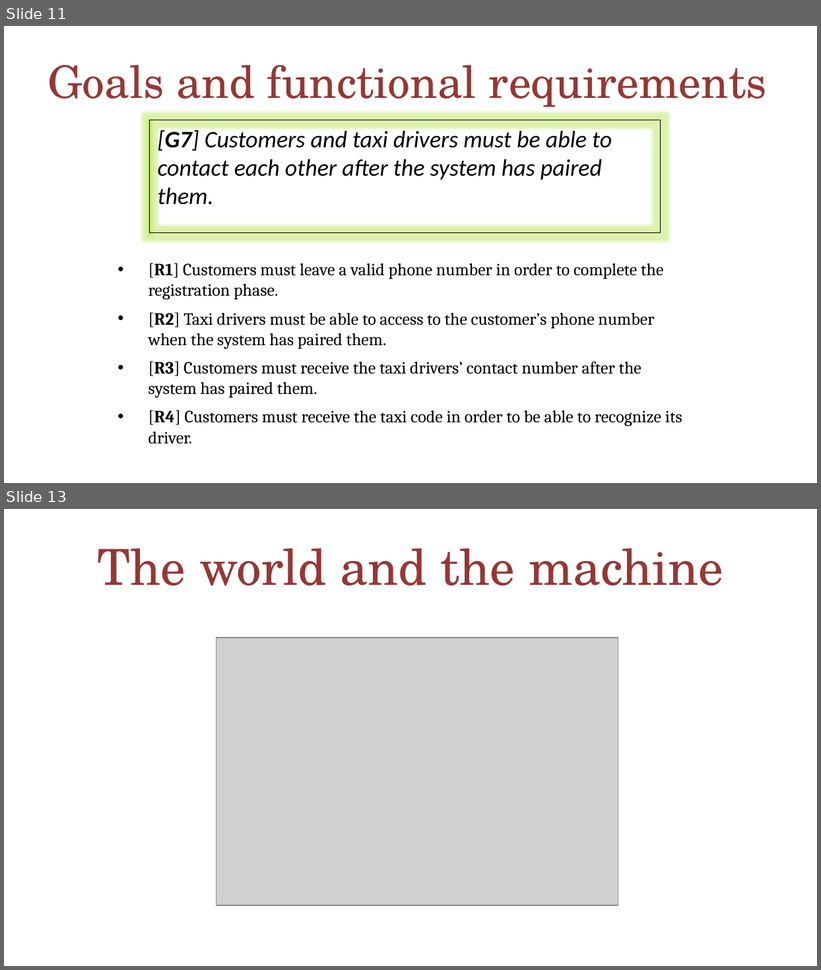
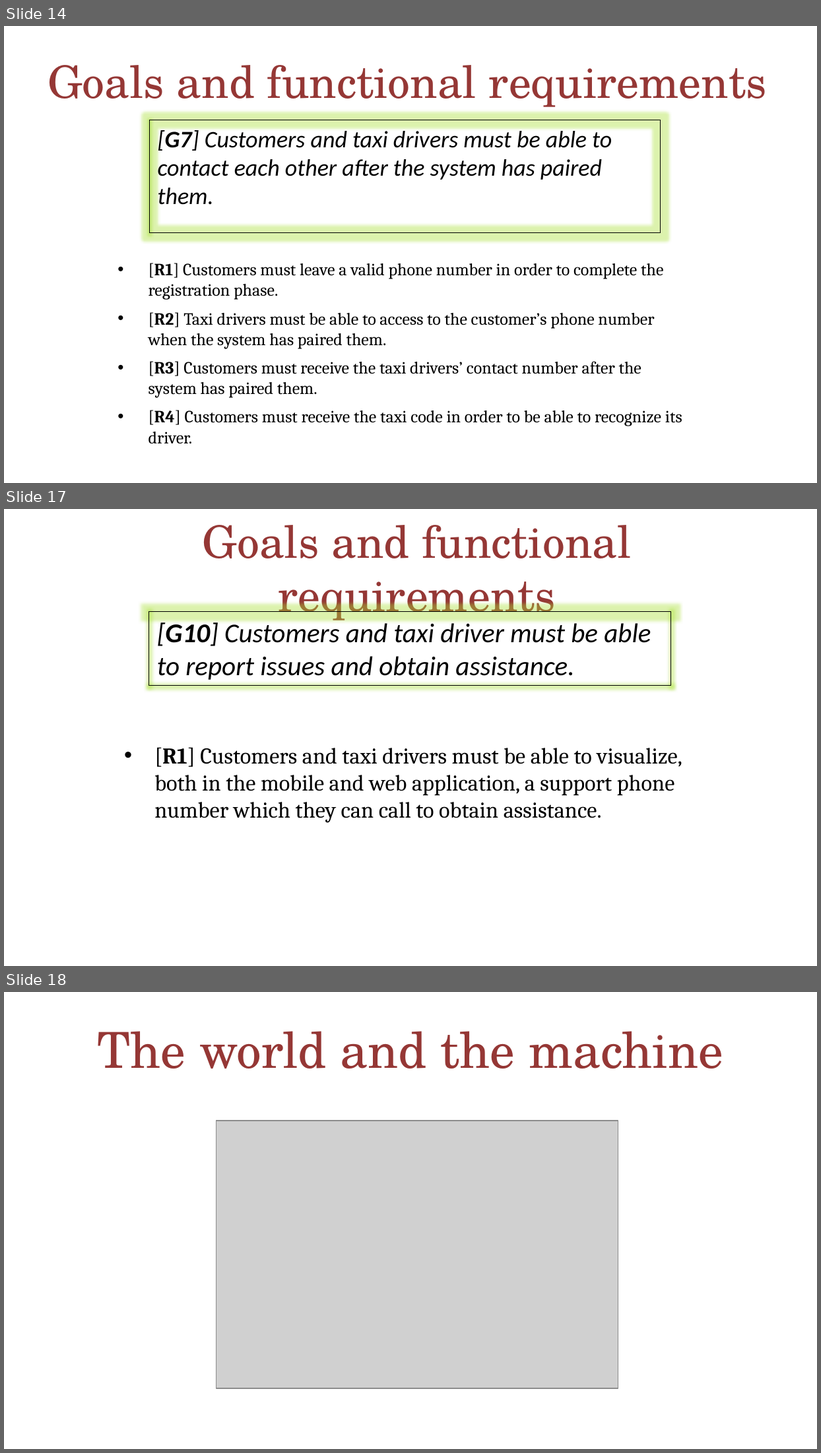
Before and after one commit to MarcoRomani/myTaxyService-SE2-PozziRomani, a slide deck: OtherStuff/FINAL PRESENTATION/MyTaxiService.pptx. Shown one above the other, each under a label of ours: slides 11 and 13 before the commit, slides 14, 17 and 18 after it; the slides between them are not shown. The pictures are 821x970 and 821x1453 pixels, drawn with LibreOffice and Linux fonts; fonts in the diff are those of the drawing; grey boxes stand for pictures. Boxes give left, top, right and bottom in pixels: in the first picture for what was removed or moved away, otherwise in the second. Text is boxed around its words. In the diff, an @@ line names an element or a change of style, - is before the commit and + after.

```diff
--- a/OtherStuff/FINAL PRESENTATION/MyTaxiService.pptx
+++ b/OtherStuff/FINAL PRESENTATION/MyTaxiService.pptx
@@ slide 17 added at (x1=4, y1=509, x2=817, y2=966), background #FFFFFF @@
@@ title added at (x1=203, y1=525, x2=631, y2=625), 39.6 pt, text #953735 @@
+Goals and functional requirements
@@ rectangle added at (x1=149, y1=611, x2=671, y2=685), outline #000000 0.75 pt, 24 pt, text #000000, italic @@
+[G10] Customers and taxi driver must be able to report issues and obtain assistance.
@@ text added at (x1=154, y1=747, x2=682, y2=823), 20 pt, text #000000 @@
+• [R1] Customers and taxi drivers must be able to visualize, both in the mobile and web application, a support phone number which they can call to obtain assistance.
@@ what was slide 11 is now slide 14 @@
@@ what was slide 13 is now slide 18 @@
```
Also in this commit, not shown: 6 slides changed, 5 other slides added, 2 other files.
